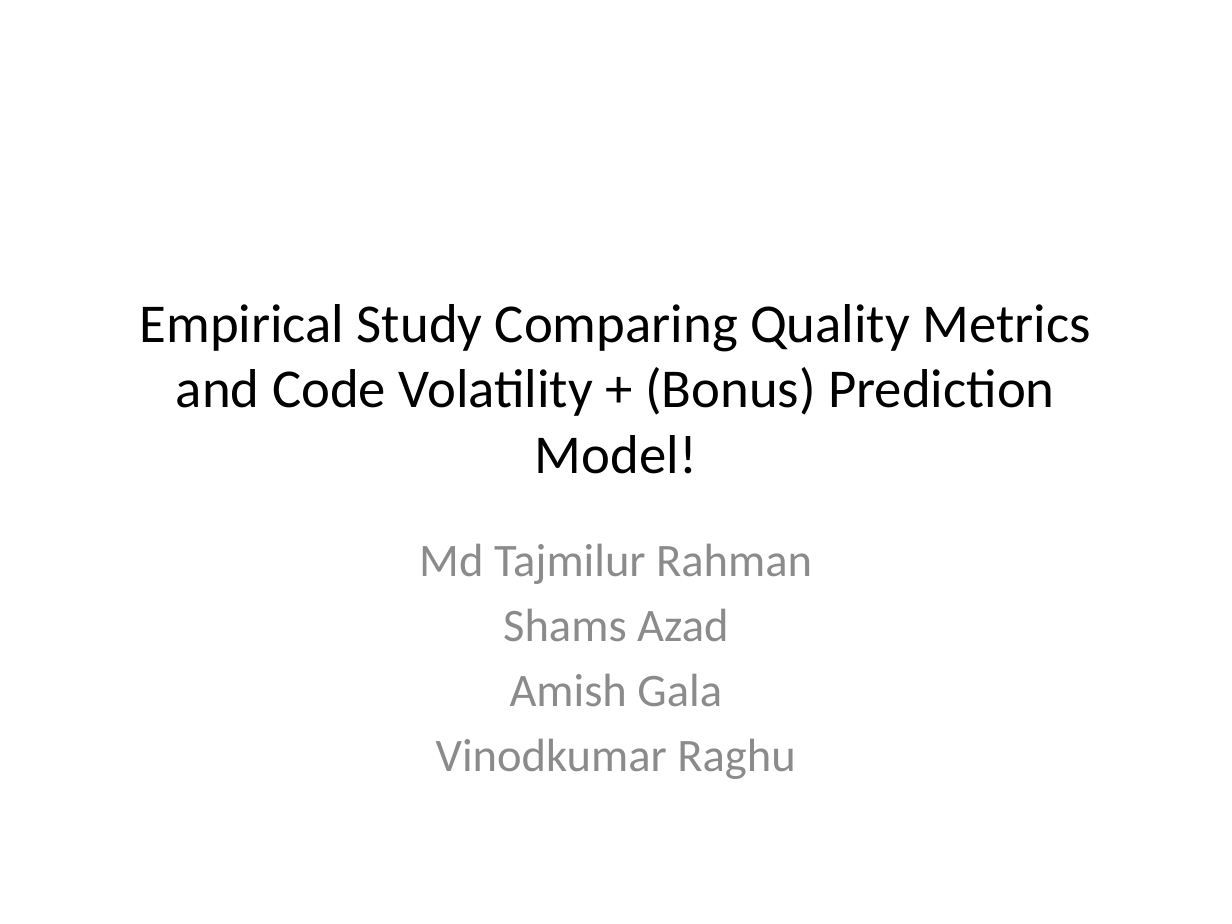
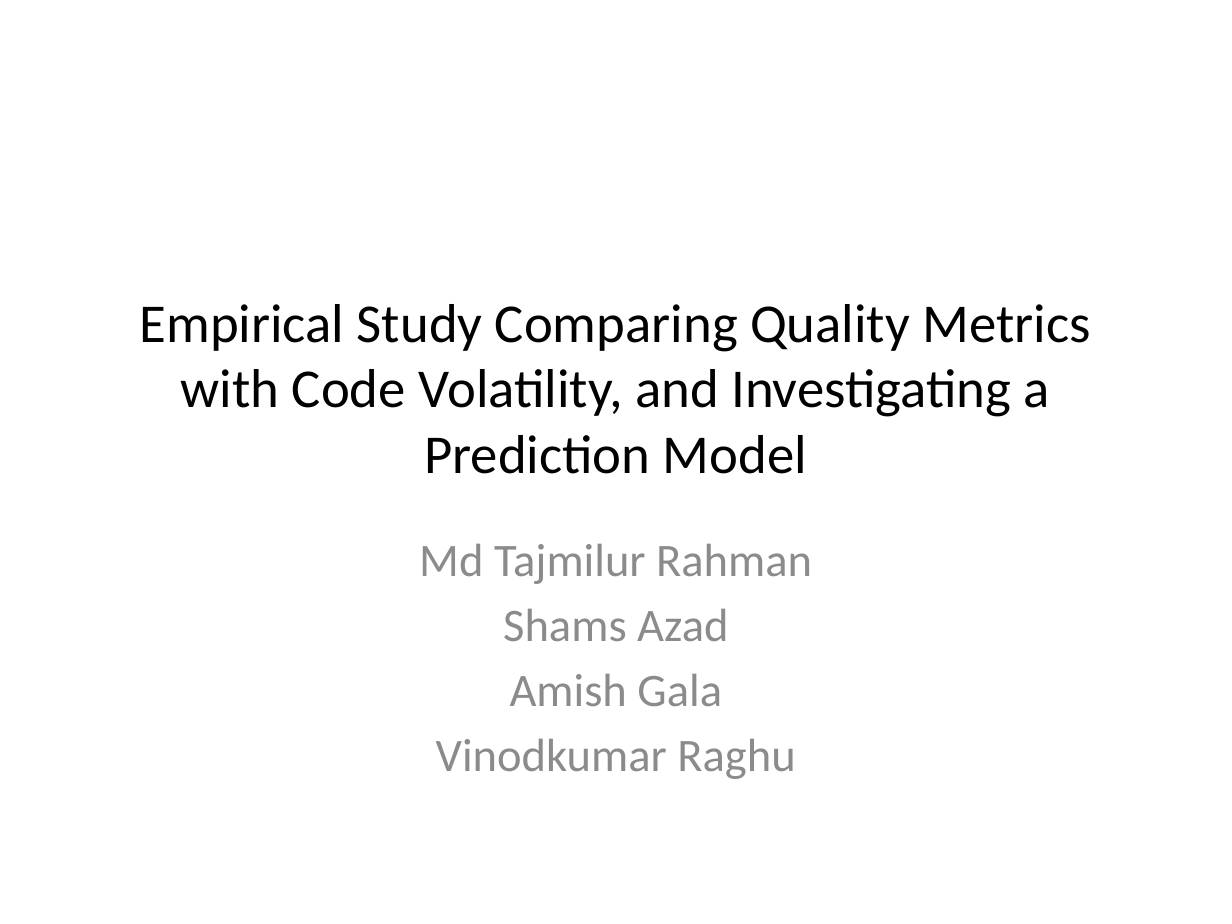
Before and after one commit to tajmilur-rahman/SOEN6611, a slide deck: slide 1 of milestones/Group_Presentation_Volatility.pptx. Drawn at 1232x924 pixels with LibreOffice and Linux fonts; fonts in the diff are those of the drawing. Boxes give left, top, right and bottom in pixels: in the first picture for what was removed or moved away, otherwise in the second. Text is boxed around its words. In the diff, an @@ line names an element or a change of style, - is before the commit and + after.

```diff
--- a/milestones/Group_Presentation_Volatility.pptx
+++ b/milestones/Group_Presentation_Volatility.pptx
@@ title at (140,304,1090,474): text changed @@
-Empirical Study Comparing Quality Metrics and Code Volatility + (Bonus) Prediction Model!
+Empirical Study Comparing Quality Metrics with Code Volatility, and Investigating a Prediction Model
```
Also in this commit, not shown: 8 other slides changed, 6 slides added, 1 slide removed, 2 other files.
